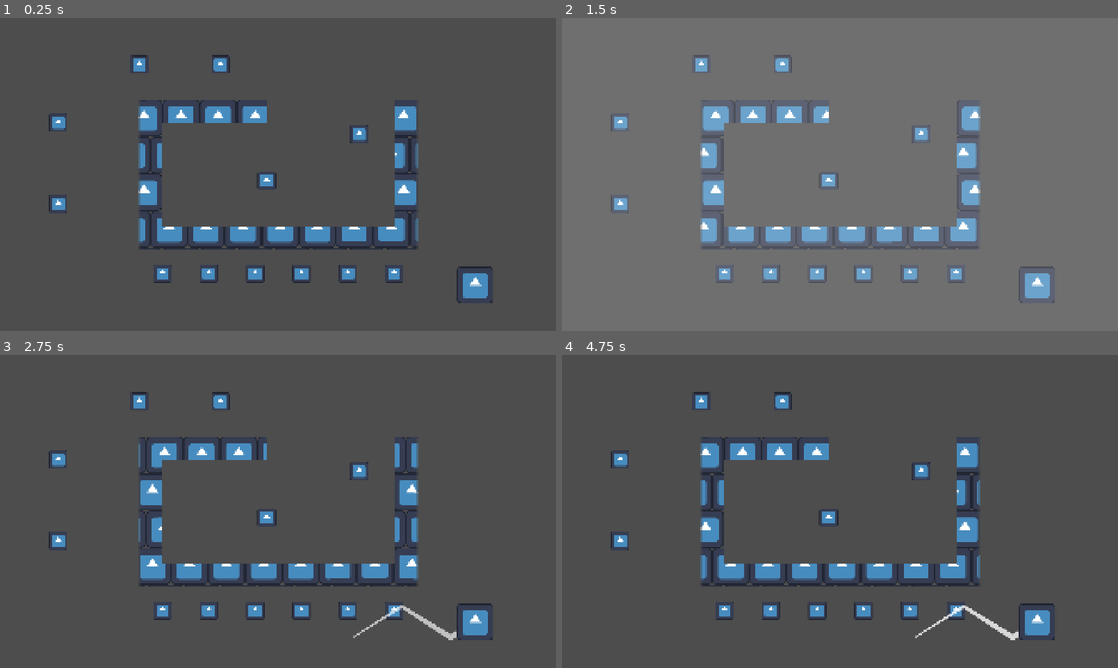
Above: before the commit, frames 1-4 (two rows, left to right).
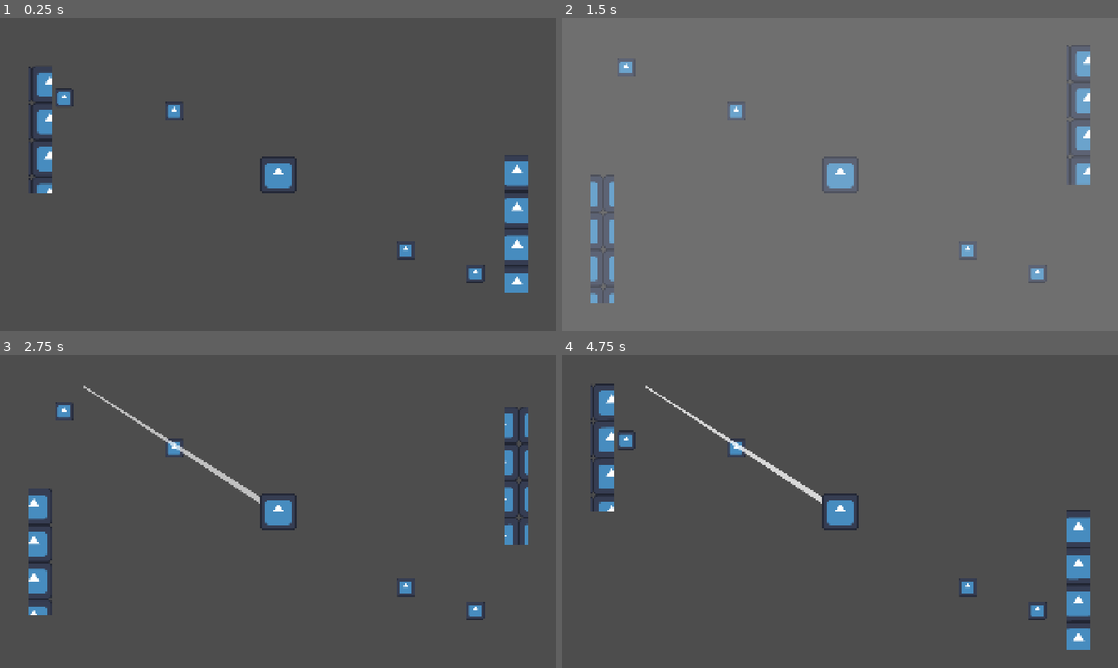
Above: after the commit, the same moments.

Repository: packapunchgames/RicoGame
Game: Godot game, scene res://ScenesAndScripts/main.tscn
Two runs of this game, one before a commit and one after it. Both use one fixed random seed, a clock stepped at 60 frames per second and the inputs below. The engine's default icon, where the game draws it, is replaced by a stand-in: a white triangle on a blue panel in a dark square.
Inputs (mouse positions are in pixels of both pictures, inside the frame that each line leads up to):
- Up to frame 1 (0.25 s): no input
- Up to frame 2 (1.5 s): move the mouse to (962, 158) at 0.52 s; press the mouse at (962, 158) at 0.53 s; move the mouse to (728, 190) at 1.27 s; release the mouse at (728, 190) at 1.28 s; click (728, 190) at 1.35 s
- Up to frame 3 (2.75 s): move the mouse to (333, 442) at 2.02 s; hold H from 2.03 s (still down); click (333, 442) at 2.3 s
- Up to frame 4 (4.75 s): move the mouse to (812, 574) at 2.77 s; release H at 2.78 s; click (812, 574) at 2.85 s; move the mouse to (1006, 558) at 3.52 s; press the mouse at (1006, 558) at 3.53 s; move the mouse to (673, 464) at 4.27 s; release the mouse at (673, 464) at 4.28 s; tap H at 4.35 s; click (673, 464) at 4.55 s

The runs differ from the first frame. In frame 1, 10% of the frame differs, in the area x 5-95%, y 11-92%; in frame 2, 9.7%; in frame 3, 10%; in frame 4, 11%, in the area x 5-95%, y 9-95%.

Commit message:
added level succeder

Diff:
--- a/ScenesAndScripts/Autoloads/Global.gd
+++ b/ScenesAndScripts/Autoloads/Global.gd
@@ -5,6 +5,7 @@
 
 var hints : int = 1
 
+signal level_succeded
 
 func hit_stop(duration : float) -> void:
 	var initial_speed := player.speed
--- /dev/null
+++ b/ScenesAndScripts/Autoloads/LevelSucceder.gd
@@ -0,0 +1,66 @@
+extends Node
+
+var levels : Array = get_levels_array("res://ScenesAndScripts/Levels/")
+var grouped_levels : Array = get_grouped_levels_arrays("res://ScenesAndScripts/Levels/")
+var selected_array : Array
+
+var array_1 : Array = grouped_levels[0]
+var array_2 : Array = grouped_levels[1]
+
+var index : int = 0
+var current_level : PackedScene
+var group_index : int = 0
+
+func _ready() -> void:
+	update_selected_array()
+
+func update_selected_array() -> void:
+	if Settings.shuffle:
+		selected_array = grouped_levels
+		current_level = selected_array[0][0]
+	else:
+		selected_array = levels
+		current_level = selected_array[0]
+
+func get_next_level() -> PackedScene:
+	index += 1
+	if Settings.shuffle:
+		current_level = selected_array[group_index][index]
+		if index == 9:
+			index = 0
+	else:
+		current_level = selected_array[index]
+	return current_level
+
+func get_name_from_packed(scene : PackedScene) -> String:
+	return scene.resource_path.get_file().get_basename()
+
+func get_levels_array(directory_path: String) -> Array[PackedScene]:
+	var levels_array: Array[PackedScene] = []
+	var dir := DirAccess.open(directory_path)
+	dir.list_dir_begin()
+	var file_name : String = dir.get_next()
+	while file_name != "":
+		if file_name.ends_with(".tscn"):
+			var scene : PackedScene = load(directory_path + "/" + file_name)
+			if scene:
+				levels_array.append(scene)
+		file_name = dir.get_next()
+	dir.list_dir_end()
+	return levels_array
+
+func get_grouped_levels_arrays(directory_path: String) -> Array:
+	var grouped_arrays: Array = []
+	var current_group: Array[PackedScene] = []
+	var current_group_index : int = 0
+	for scene : PackedScene in levels:
+		var file_name : String = get_name_from_packed(scene)
+		var level_number : int = int(file_name[0])
+		if level_number == current_group_index:
+			current_group.append(scene)
+		else:
+			grouped_arrays.append(current_group)
+			current_group = [scene]
+			current_group_index += 1
+	grouped_arrays.append(current_group)
+	return grouped_arrays
--- a/ScenesAndScripts/Autoloads/Settings.gd
+++ b/ScenesAndScripts/Autoloads/Settings.gd
@@ -2,6 +2,7 @@
 
 var vibration : float = -1.0
 var sensitivity : float = 1.0
+var shuffle : bool = false
 
 func vibrate(duration : int, percent : int) -> void:
 	Input.vibrate_handheld(duration, (vibration * percent) / 100)
--- a/ScenesAndScripts/Components/InputHandler.gd
+++ b/ScenesAndScripts/Components/InputHandler.gd
@@ -1,8 +1,6 @@
 extends Node
 class_name InputHandler
 
-var ball : Ball
-@export var sub_viewport_container : SubViewportContainer
 @export var cancel_range : float = 100.0
 @export var cancel_zoom : float = 1.5
 @export var offset_divisor : float = 5
@@ -16,40 +14,39 @@
 
 var distance : float
 
-func _ready() -> void:
-	ball = Global.player
 
 func _input(_event: InputEvent) -> void:
-	if !ball.hasShot:
-		var mousePos := sub_viewport_container.get_global_mouse_position()
-		if Input.is_action_just_pressed("press"):
-			ball.hasStarted = true
-			ball.initPos = mousePos
-			start_pos.position = ball.initPos
-		if Input.is_action_pressed("press") and ball.hasStarted:
-			ball.pressVector = mousePos
-			ball.heading = ball.pressVector.angle_to_point(ball.initPos)
+	if Global.player:
+		if !Global.player.hasShot:
+			var mousePos := Global.player.get_global_mouse_position()
+			if Input.is_action_just_pressed("press"):
+				Global.player.hasStarted = true
+				Global.player.initPos = mousePos
+				start_pos.position = Global.player.initPos
+			if Input.is_action_pressed("press") and Global.player.hasStarted:
+				Global.player.pressVector = mousePos
+				Global.player.heading = Global.player.pressVector.angle_to_point(Global.player.initPos)
 
-			distance = ball.pressVector.distance_to(ball.initPos)
+				distance = Global.player.pressVector.distance_to(Global.player.initPos)
 
-			ball.force = distance / Settings.sensitivity
+				Global.player.force = distance / Settings.sensitivity
 
-			handle_joystick(mousePos)
-		elif Input.is_action_just_released("press") and ball.hasStarted:
-			start_pos.hide()
-			ball.hasStarted = false
-			ball.last_force_check = 0
+				handle_joystick(mousePos)
+			elif Input.is_action_just_released("press") and Global.player.hasStarted:
+				start_pos.hide()
+				Global.player.hasStarted = false
+				Global.player.last_force_check = 0
 
-			if distance > cancel_range:
-				ball.hasShot = true
-				ball.emit_signal("shot")
+				if distance > cancel_range:
+					Global.player.hasShot = true
+					Global.player.emit_signal("shot")
 
-				Global.hit_stop(0.25)
-				ball.speed = ball.force / 100
+					Global.hit_stop(0.25)
+					Global.player.speed = Global.player.force / 100
 
-				ball.velocity = Vector2(cos(ball.heading), sin(ball.heading)) * ball.force
-	elif Input.is_action_just_pressed("press"):
-		ball.emit_signal("restart")
+					Global.player.velocity = Vector2(cos(Global.player.heading), sin(Global.player.heading)) * Global.player.force
+		elif Input.is_action_just_pressed("press"):
+			Global.player.emit_signal("restart")
 
 
 func handle_joystick(mousePos : Vector2) -> void:
@@ -57,7 +54,7 @@
 	stayer.offset.x = sqrt(distance) * stiffness / offset_divisor
 	follower.offset.x = sqrt(distance) * stiffness / follower_offset_divisor
 
-	if ball.force < cancel_range:
+	if Global.player.force < cancel_range:
 		stayer.scale = Vector2.ONE * cancel_zoom
 	else:
 		var size : Vector2 = Vector2(1 - distance / scale_divisor, 1 - distance / scale_divisor)
--- /dev/null
+++ b/ScenesAndScripts/Components/input_handler.tscn
@@ -0,0 +1,23 @@
+[gd_scene load_steps=3 format=3 uid="uid://c73ajpu4fkp27"]
+
+[ext_resource type="Script" uid="uid://bgrnqnjkldx53" path="res://ScenesAndScripts/Components/InputHandler.gd" id="1_a75ss"]
+[ext_resource type="Texture2D" uid="uid://cqrhc2gl0xm4w" path="res://icon.svg" id="2_o2u5n"]
+
+[node name="InputHandler" type="Node" node_paths=PackedStringArray("sub_viewport_container")]
+script = ExtResource("1_a75ss")
+sub_viewport_container = NodePath("")
+cancel_range = 200.0
+offset_divisor = 2.5
+follower_offset_divisor = 1.0
+stiffness = 15
+scale_divisor = 10000
+
+[node name="StartPos" type="Marker2D" parent="."]
+visible = false
+
+[node name="Stayer" type="Sprite2D" parent="StartPos"]
+texture = ExtResource("2_o2u5n")
+
+[node name="Follower" type="Sprite2D" parent="StartPos/Stayer"]
+scale = Vector2(0.5, 0.5)
+texture = ExtResource("2_o2u5n")
--- a/ScenesAndScripts/Levels/01.tscn
+++ b/ScenesAndScripts/Levels/01.tscn
@@ -24,6 +24,12 @@
 [node name="Target3" parent="Targets" instance=ExtResource("3_ijrf3")]
 position = Vector2(1800, 560)
 
+[node name="Target4" parent="Targets" instance=ExtResource("3_ijrf3")]
+position = Vector2(960, 760)
+
+[node name="Target5" parent="Targets" instance=ExtResource("3_ijrf3")]
+position = Vector2(1560, 760)
+
 [node name="Obstacles" type="Node2D" parent="."]
 position = Vector2(0, -1)
 
--- a/ScenesAndScripts/Levels/10.tscn
+++ b/ScenesAndScripts/Levels/10.tscn
@@ -22,7 +22,7 @@
 
 [node name="MovingTarget2" parent="Targets" instance=ExtResource("3_ul3os")]
 position = Vector2(1200, 880)
-speed = 2.5
+speed = 1.25
 start_position = Vector2(1200, 200)
 end_position = Vector2(1200, 880)
 
--- a/ScenesAndScripts/Levels/13.tscn
+++ b/ScenesAndScripts/Levels/13.tscn
@@ -32,7 +32,7 @@
 [node name="MovingObstacle" parent="Obstacles" instance=ExtResource("5_aliok")]
 position = Vector2(1040, -60)
 polygon = PackedVector2Array(0, 0, 200, 0, 200, 440, 0, 440)
-speed = 3.0
+speed = 2.0
 start_position = Vector2(1040, -200)
 end_position = Vector2(1040, -60)
 progress = 1.0
--- a/ScenesAndScripts/Levels/17.tscn
+++ b/ScenesAndScripts/Levels/17.tscn
@@ -59,7 +59,7 @@
 end_position = Vector2(1480, 840)
 
 [node name="SolidObstacle" parent="Obstacles" instance=ExtResource("4_iburc")]
-polygon = PackedVector2Array(800, 1040, 1080, 520, 1360, 520, 1440, 600, 1240, 600, 1000, 1040)
+polygon = PackedVector2Array(800, 1040, 1080, 520, 1160, 520, 1240, 600, 1000, 1040)
 
 [node name="Ball" parent="." instance=ExtResource("5_tnky5")]
 position = Vector2(440, 960)
--- /dev/null
+++ b/ScenesAndScripts/main.gd
@@ -0,0 +1,12 @@
+extends Control
+
+var world : PackedScene
+@onready var sub_viewport: SubViewport = $SubViewportContainer/SubViewport
+
+func _ready() -> void:
+	Global.connect("level_succeded", play_next_level)
+	sub_viewport.add_child(LevelSucceder.current_level.instantiate())
+
+func play_next_level() -> void:
+	sub_viewport.get_child(0).queue_free()
+	sub_viewport.add_child(LevelSucceder.get_next_level().instantiate())
--- a/ScenesAndScripts/main.tscn
+++ b/ScenesAndScripts/main.tscn
@@ -1,8 +1,7 @@
-[gd_scene load_steps=4 format=3 uid="uid://2efpx57nitbd"]
+[gd_scene load_steps=3 format=3 uid="uid://2efpx57nitbd"]
 
-[ext_resource type="PackedScene" uid="uid://l4olkjwsd2ln" path="res://ScenesAndScripts/Levels/06.tscn" id="1_glhd3"]
-[ext_resource type="Script" uid="uid://bgrnqnjkldx53" path="res://ScenesAndScripts/Components/InputHandler.gd" id="2_glhd3"]
-[ext_resource type="Texture2D" uid="uid://cqrhc2gl0xm4w" path="res://icon.svg" id="3_f6nm2"]
+[ext_resource type="Script" uid="uid://b6bmkeo3twdwa" path="res://ScenesAndScripts/main.gd" id="1_f6nm2"]
+[ext_resource type="PackedScene" uid="uid://c73ajpu4fkp27" path="res://ScenesAndScripts/Components/input_handler.tscn" id="2_glhd3"]
 
 [node name="Main" type="Control"]
 layout_mode = 3
@@ -11,6 +10,7 @@
 anchor_bottom = 1.0
 grow_horizontal = 2
 grow_vertical = 2
+script = ExtResource("1_f6nm2")
 
 [node name="ColorRect" type="ColorRect" parent="."]
 layout_mode = 1
@@ -40,23 +40,4 @@
 size = Vector2i(1920, 1080)
 render_target_update_mode = 4
 
-[node name="World" parent="SubViewportContainer/SubViewport" instance=ExtResource("1_glhd3")]
-
-[node name="InputHandler" type="Node" parent="." node_paths=PackedStringArray("sub_viewport_container")]
-script = ExtResource("2_glhd3")
-sub_viewport_container = NodePath("../SubViewportContainer")
-cancel_range = 200.0
-offset_divisor = 2.5
-follower_offset_divisor = 1.0
-stiffness = 15
-scale_divisor = 10000
-
-[node name="StartPos" type="Marker2D" parent="InputHandler"]
-visible = false
-
-[node name="Stayer" type="Sprite2D" parent="InputHandler/StartPos"]
-texture = ExtResource("3_f6nm2")
-
-[node name="Follower" type="Sprite2D" parent="InputHandler/StartPos/Stayer"]
-scale = Vector2(0.5, 0.5)
-texture = ExtResource("3_f6nm2")
+[node name="InputHandler" parent="." instance=ExtResource("2_glhd3")]
--- a/ScenesAndScripts/world.gd
+++ b/ScenesAndScripts/world.gd
@@ -10,7 +10,6 @@
 @onready var preview: Preview = $Ball/Preview
 var has_used_hint : bool = false
 
-signal game_finished
 var enemies_count : int
 var did_game_finish : bool = false
 
@@ -103,4 +102,4 @@
 	if  enemies_count == 0:
 		if !did_game_finish:
 			did_game_finish = true
-			game_finished.emit()
+			Global.emit_signal("level_succeded")
--- a/project.godot
+++ b/project.godot
@@ -19,6 +19,7 @@
 
 Global="*res://ScenesAndScripts/Autoloads/Global.gd"
 Settings="*res://ScenesAndScripts/Autoloads/Settings.gd"
+LevelSucceder="*res://ScenesAndScripts/Autoloads/LevelSucceder.gd"
 
 [debug]
 
Not shown, added: ScenesAndScripts/Autoloads/LevelSucceder.gd.uid
Not shown, added: ScenesAndScripts/main.gd.uid
